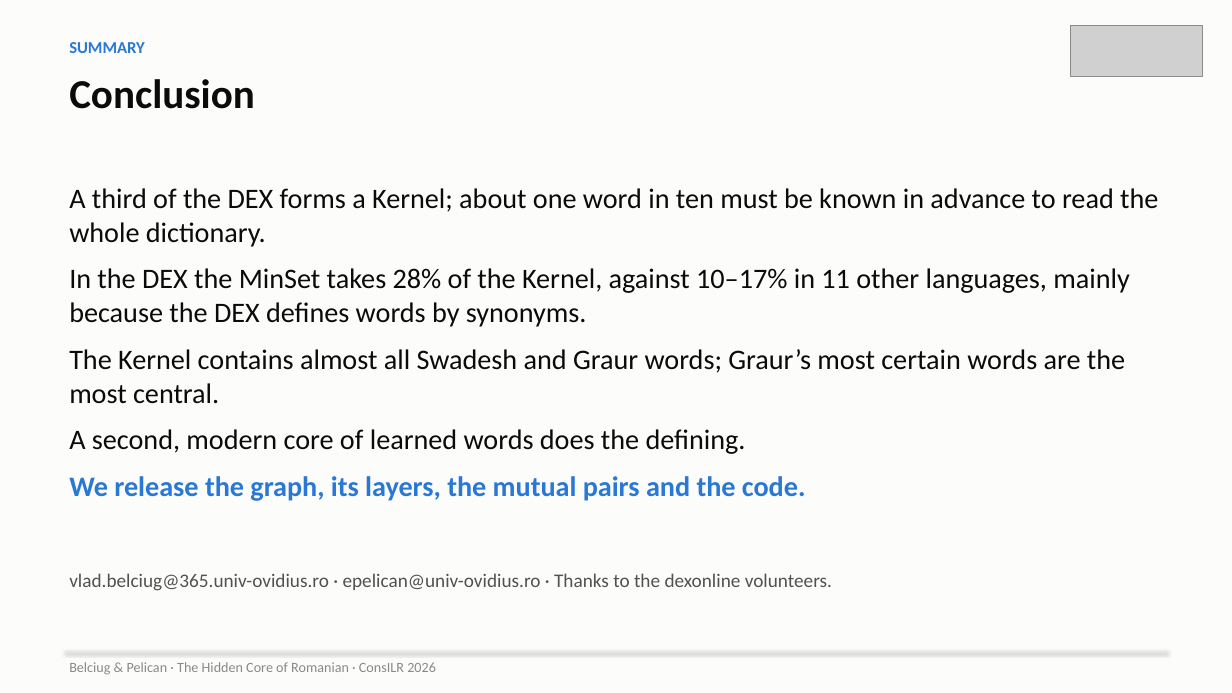
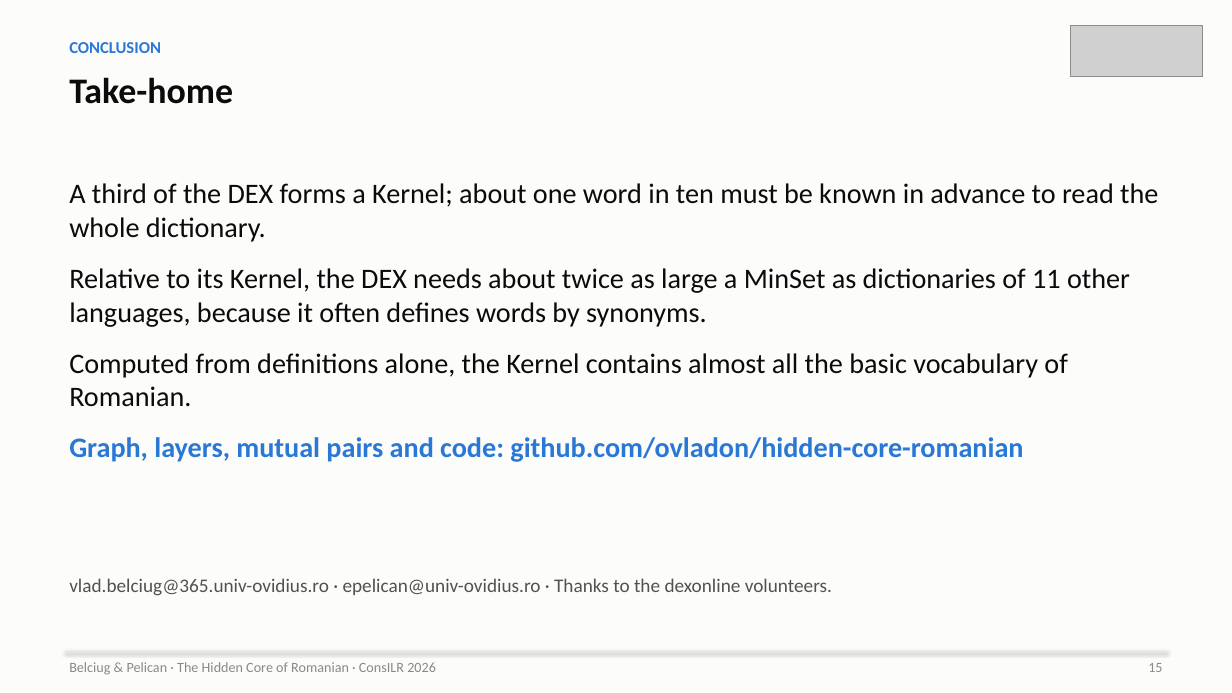
Before and after one commit to ovladon/hidden-core-romanian, a slide deck: slide 15 of slides/HiddenCore_ConsILR2026.pptx. Drawn at 1232x693 pixels with LibreOffice and Linux fonts; fonts in the diff are those of the drawing; grey boxes stand for pictures. Boxes give left, top, right and bottom in pixels: in the first picture for what was removed or moved away, otherwise in the second. Text is boxed around its words. In the diff, an @@ line names an element or a change of style, - is before the commit and + after.

```diff
--- a/slides/HiddenCore_ConsILR2026.pptx
+++ b/slides/HiddenCore_ConsILR2026.pptx
@@ text at (x1=69, y1=42, x2=161, y2=53): text changed; size 32 to 13 pt; text colour #0B0B0B to #2A78D6 @@
-Conclusion
+CONCLUSION
@@ text removed at (x1=69, y1=42, x2=145, y2=53) @@
-SUMMARY
@@ text added at (x1=69, y1=77, x2=233, y2=104), 28 pt, text #0B0B0B, bold @@
+Take-home
@@ text at (x1=69, y1=183, x2=1158, y2=242): more space between paragraphs @@
@@ text at (x1=69, y1=268, x2=1130, y2=462): text changed @@
-In the DEX the MinSet takes 28% of the Kernel, against 10–17% in 11 other languages, mainly because the DEX defines words by synonyms.
-The Kernel contains almost all Swadesh and Graur words; Graur’s most certain words are the most central.
-A second, modern core of learned words does the defining.
-We release the graph, its layers, the mutual pairs and the code.
+Relative to its Kernel, the DEX needs about twice as large a MinSet as dictionaries of 11 other languages, because it often defines words by synonyms.
+Computed from definitions alone, the Kernel contains almost all the basic vocabulary of Romanian.
+Graph, layers, mutual pairs and code: github.com/ovladon/hidden-core-romanian
@@ text "vlad.belciug@365.univ-ovidius.ro · epelican@univ-ovidius.ro  ..." moved from (x1=69, y1=573, x2=832, y2=591) to (x1=69, y1=578, x2=832, y2=596) @@
@@ text added at (x1=1148, y1=663, x2=1162, y2=672), 11 pt, text #8A8984 @@
+15
```
Also in this commit, not shown: 10 other slides changed, 10 slides added, 4 slides removed, 2 other files.
